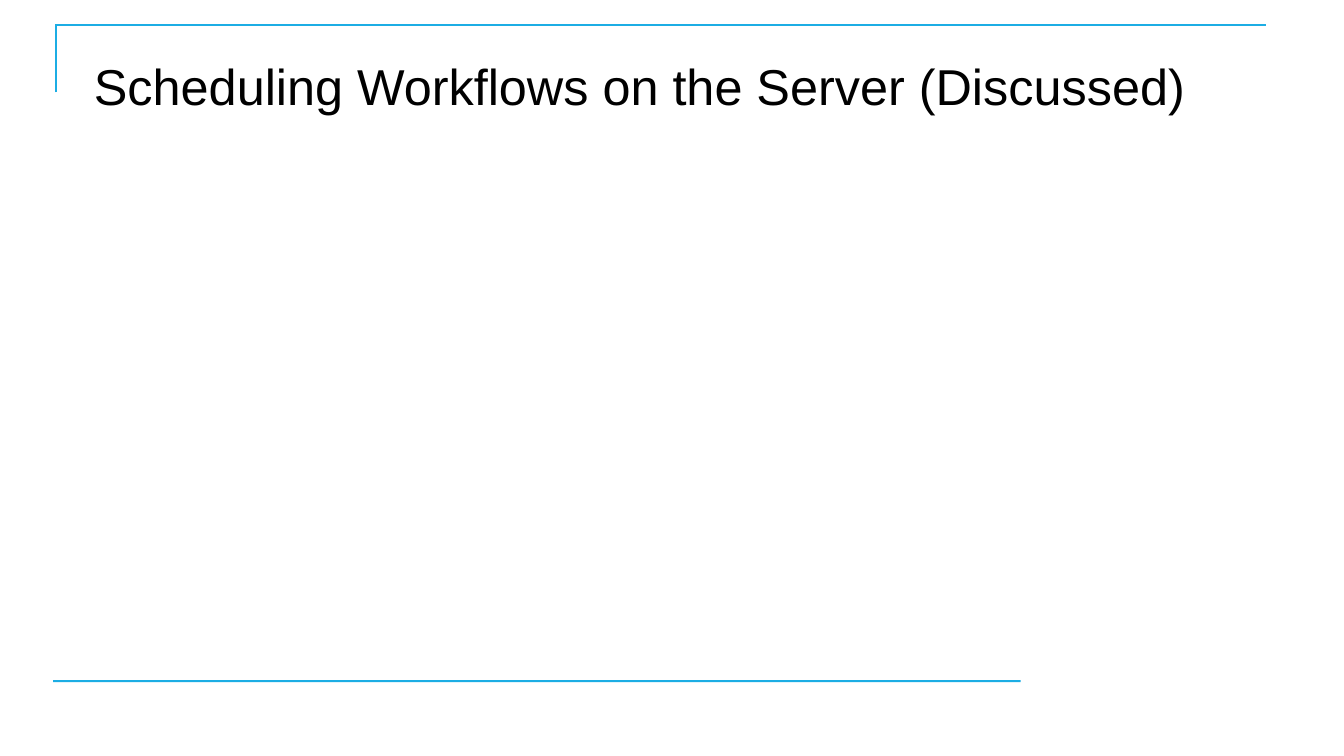
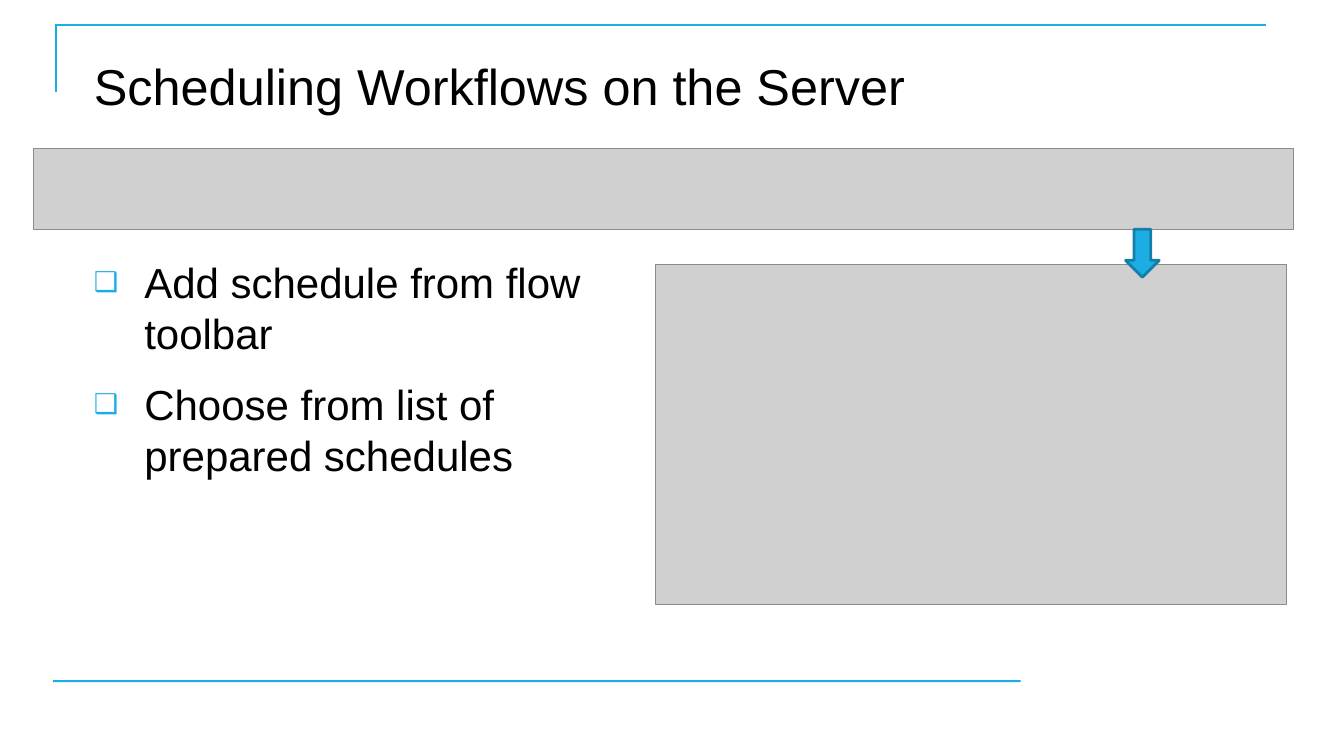
Before and after one commit to CostelloTechnicalConsulting/XTBP10---Tableau-Prep-Introduction, a slide deck: slide 108 of ppt/TableauPrepBuilderIntroV1_2.pptx (slide 104 before the commit). Drawn at 1344x756 pixels with LibreOffice and Linux fonts; fonts in the diff are those of the drawing; grey boxes stand for pictures; background and template pictures are left out. Boxes give left, top, right and bottom in pixels: in the first picture for what was removed or moved away, otherwise in the second. Text is boxed around its words. In the diff, an @@ line names an element or a change of style, - is before the commit and + after.

```diff
--- a/ppt/TableauPrepBuilderIntroV1_2.pptx
+++ b/ppt/TableauPrepBuilderIntroV1_2.pptx
@@ title at <box>94,68,904,115</box>: text changed @@
-Scheduling Workflows on the Server (Discussed)
+Scheduling Workflows on the Server
@@ picture added at <box>33,148,1294,229</box> @@
@@ down arrow added at <box>1126,229,1159,277</box>, fill #1CADE4, outline #1580A9 2 pt @@
@@ text added at <box>144,267,581,479</box>, 30 pt, text #000000 @@
+❑ Add schedule from flow toolbar
+❑ Choose from list of prepared schedules
@@ picture added at <box>655,264,1287,605</box> @@
```
Also in this commit, not shown: 10 other slides changed, 6 slides added, 2 other files.
